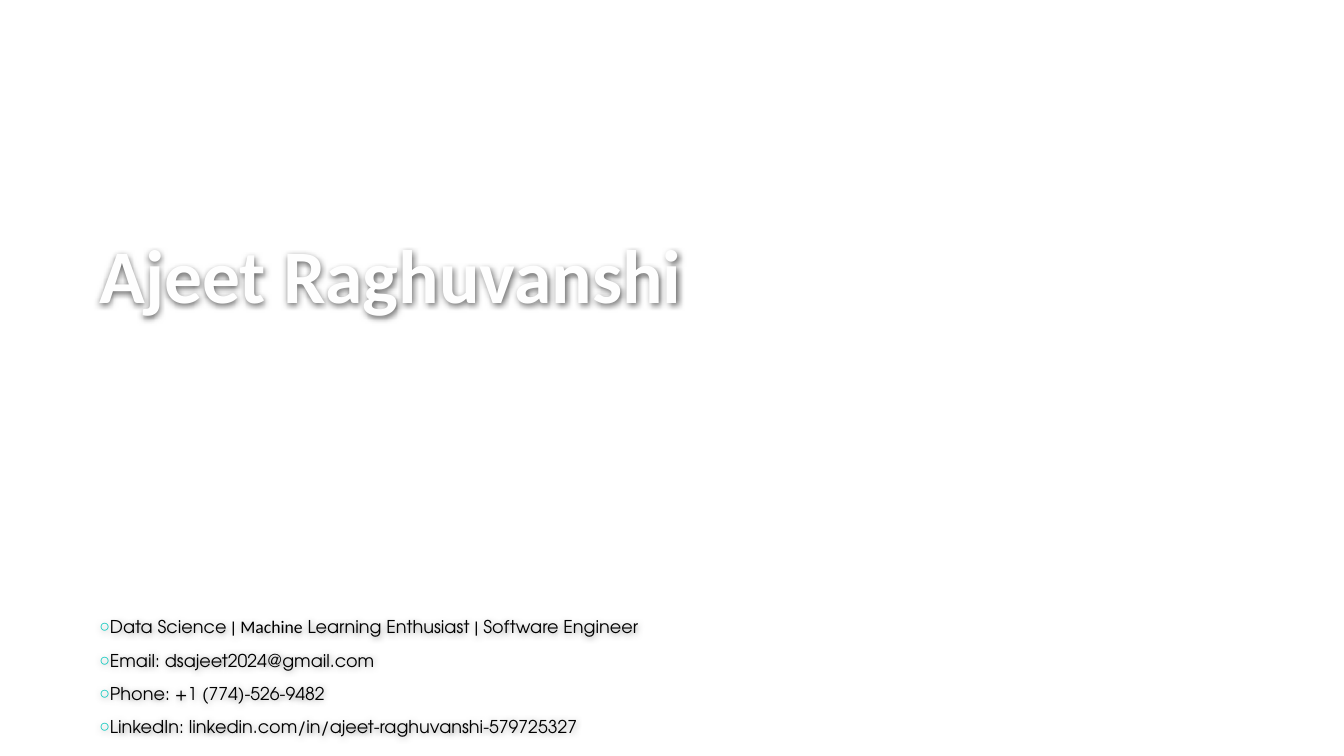
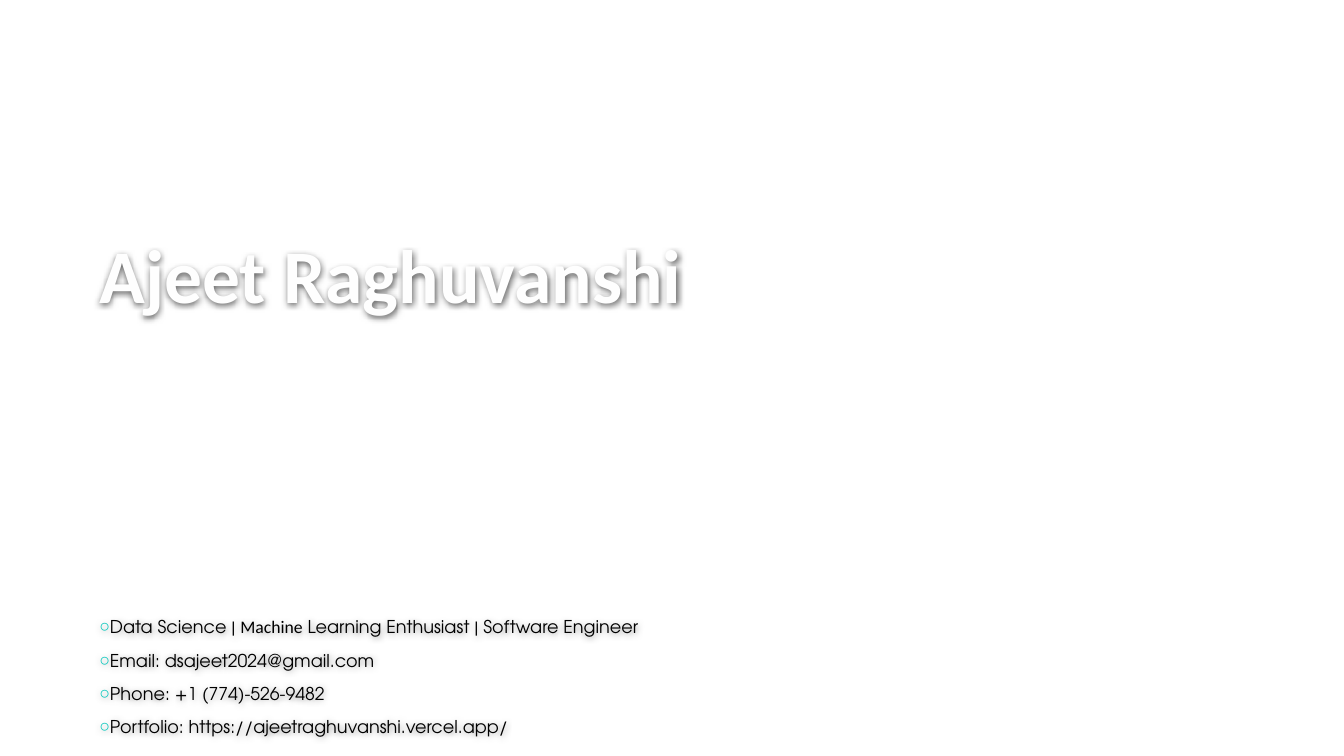
Before and after one commit to ajeetraghuvanshi786/Portfolio, a slide deck: slide 1 of public/Ajeet_Profile.pptx. Drawn at 1344x756 pixels with LibreOffice and Linux fonts; fonts in the diff are those of the drawing; background and template pictures are left out. Boxes give left, top, right and bottom in pixels: in the first picture for what was removed or moved away, otherwise in the second. Text is boxed around its words. In the diff, an @@ line names an element or a change of style, - is before the commit and + after.

```diff
--- a/public/Ajeet_Profile.pptx
+++ b/public/Ajeet_Profile.pptx
@@ subtitle at [110, 720, 508, 737]: text changed @@
-○ LinkedIn: linkedin.com/in/ajeet-raghuvanshi-579725327
+○ Portfolio: https://ajeetraghuvanshi.vercel.app/
```
Also in this commit, not shown: 2 other files.
